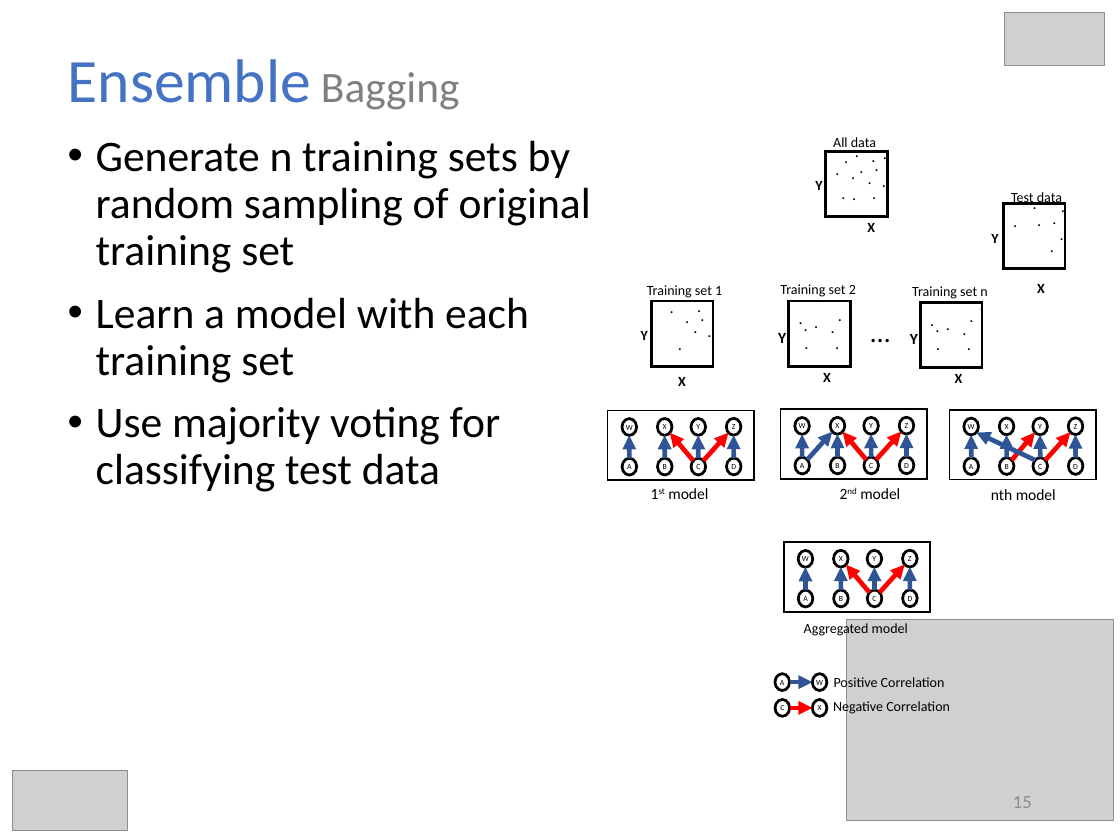
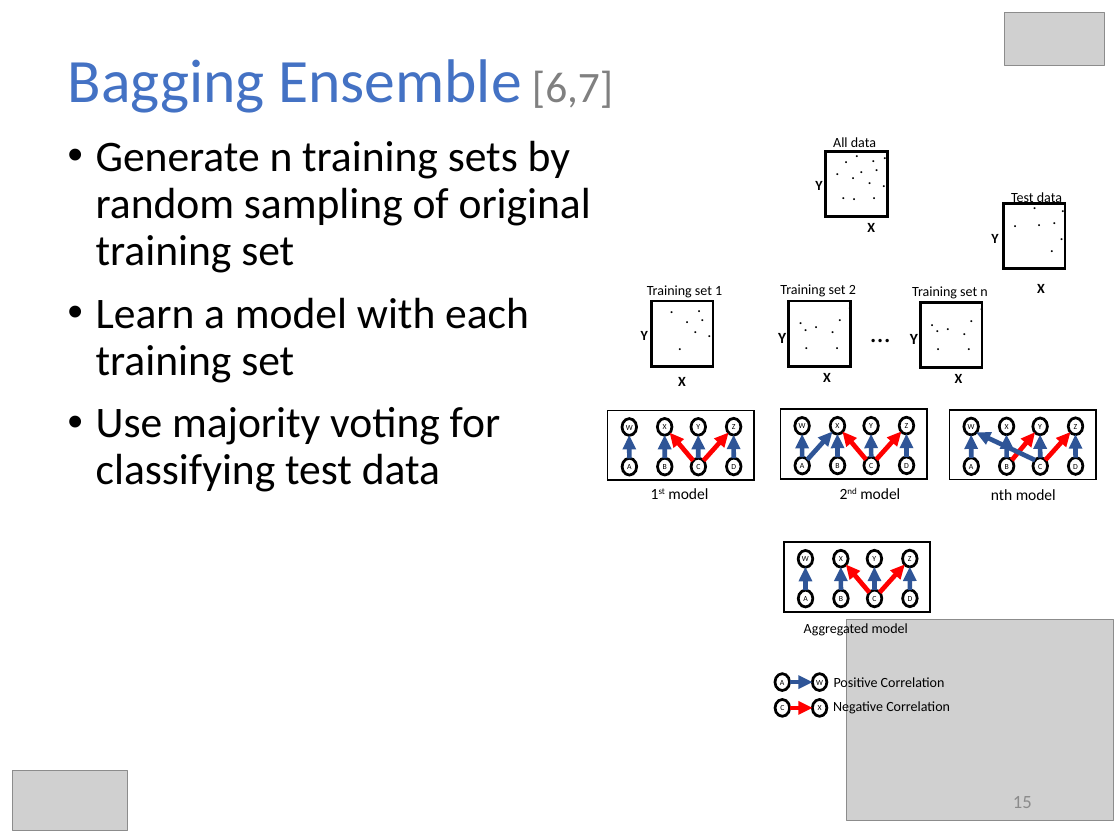
Before and after one commit to hmsgit/minestream, a slide deck: slide 15 of presentation/thesis.pptx. Drawn at 1120x840 pixels with LibreOffice and Linux fonts; fonts in the diff are those of the drawing; grey boxes stand for pictures. Boxes give left, top, right and bottom in pixels: in the first picture for what was removed or moved away, otherwise in the second. Text is boxed around its words. In the diff, an @@ line names an element or a change of style, - is before the commit and + after.

```diff
--- a/presentation/thesis.pptx
+++ b/presentation/thesis.pptx
@@ title at [68,59,613,113]: text changed @@
-Ensemble Bagging
+Bagging Ensemble [6,7]
```
Also in this commit, not shown: 6 other slides changed, 9 slides added, 4 slides removed, 15 other files.
